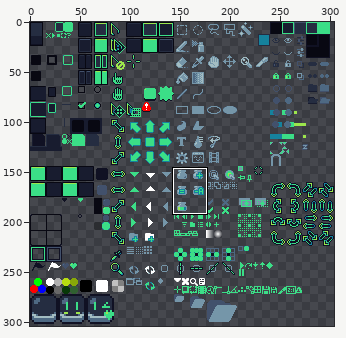
File history of a sprite sheet, Wild Night Big Text/green/sheet.png. Above, an overview of the earlier version with the close-up marked.
Close-up. First the earlier version:
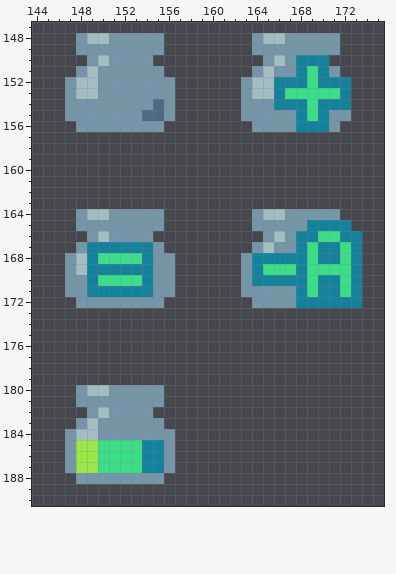
The file is 304x304 pixels. Pixels under 10% opacity are left out. Colours within 5 levels of each other are drawn and written as one. Shown: x 144..175, y 147..190.
The same view after the edit:
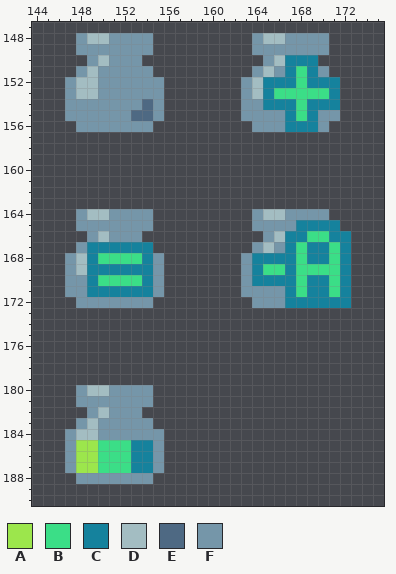
Palette (. is transparent): A #9ce64c  B #3bde87  C #15829d  D #a3bdc2  E #4e6983  F #7596a9
The commit says: Another hotfix * Corrected the ink bottle for better placement inside the button
Changes in this commit:
@@ x 144..175 @@
 147 ................................
-148 ....FDDFFFFF........FDDFFFFF....
-149 ....FFFFFFFF........FFFFFFFF....
-150 .....FDFFFF..........FDFCCC.....
-151 ....FDFFFFFF........FDFFCBCF....
-152 ...FDDFFFFFFF......FDDCCCBCCC...
-153 ...FDDFFFFFFF......FDDCBBBBBC...
-154 ...FFFFFFFFEF......FFFCCCBCCC...
-155 ...FFFFFFFEEF......FFFFFCBCFF...
-156 ....FFFFFFFF........FFFFCCCF....
+148 ....FDDFFFF.........FDDFFFF.....
+149 ....FFFFFFF.........FFFFFFF.....
+150 .....FDFFF...........FDCCC......
+151 ....FDFFFFF.........FDFCBCF.....
+152 ...FDDFFFFFF.......FDCCCBCCC....
+153 ...FDDFFFFFF.......FDCBBBBBC....
+154 ...FFFFFFFEF.......FFCCCBCCC....
+155 ...FFFFFFEEF.......FFFFCBCFF....
+156 ....FFFFFFF.........FFFCCCF.....
 157 ................................
@@ x 144..175 @@
 163 ................................
-164 ....FDDFFFFF........FDDFFFFF....
-165 ....FFFFFFFF........FFFFFCCCC...
-166 .....FDFFFF..........FDFCCBBCC..
-167 ....FCCCCCCF........FDFFCBCCBC..
-168 ...FDCBBBBCFF......FCCCCCBCCBC..
-169 ...FDCCCCCCFF......FCBBBCBBBBC..
-170 ...FFCBBBBCFF......FCCCCCBCCBC..
-171 ...FFCCCCCCFF......FFFFFCBCCBC..
-172 ....FFFFFFFF........FFFFCCCCCC..
+164 ....FDDFFFF.........FDDFFFF.....
+165 ....FFFFFFF.........FFFFCCCC....
+166 .....FDFFF...........FDCCBBCC...
+167 ....FCCCCCC.........FDFCBCCBC...
+168 ...FDCBBBBCF.......FCCCCBCCBC...
+169 ...FDCCCCCCF.......FCBBCBBBBC...
+170 ...FFCBBBBCF.......FCCCCBCCBC...
+171 ...FFCCCCCCF.......FFFFCBCCBC...
+172 ....FFFFFFF.........FFFCCCCCC...
 173 ................................
@@ x 151..158 @@
 179 ........
-180 FFFFF...
-181 FFFFF...
-182 FFFF....
-183 FFFFF...
-184 FFFFFF..
-185 BBBCCF..
-186 BBBCCF..
-187 BBBCCF..
-188 FFFFF...
+180 FFFF....
+181 FFFF....
+182 FFF.....
+183 FFFF....
+184 FFFFF...
+185 BBCCF...
+186 BBCCF...
+187 BBCCF...
+188 FFFF....
 189 ........
Where, in picture pixels (left, top, right, bottom), the same in both close-ups:
changed: (131, 33, 175, 132)
changed: (263, 33, 351, 132)
erased: (142, 209, 175, 308)
changed: (285, 209, 362, 308)
changed: (131, 385, 175, 484)
